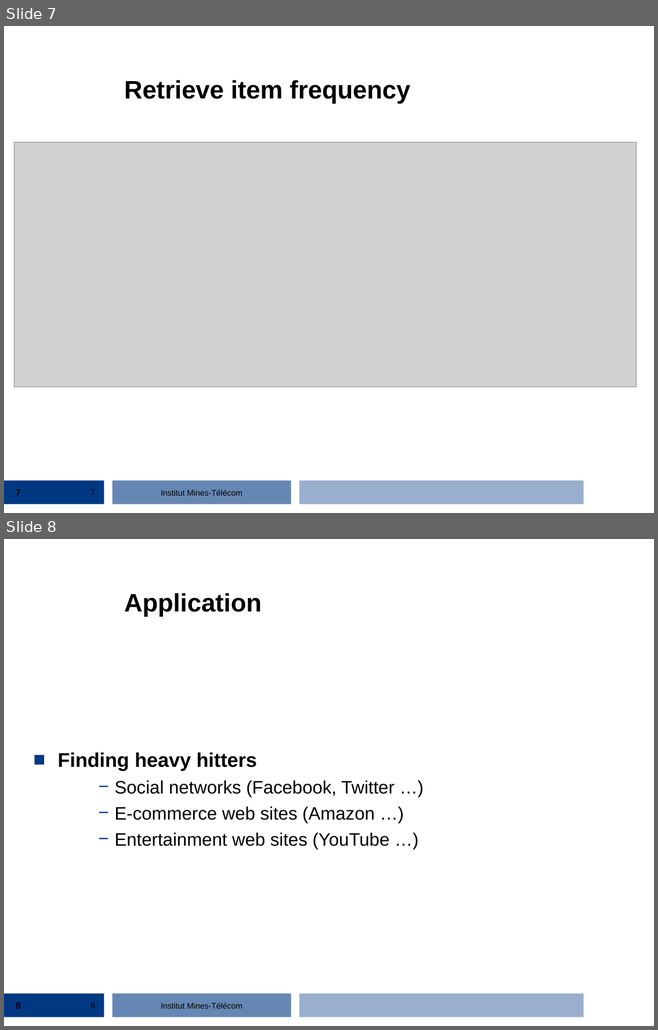
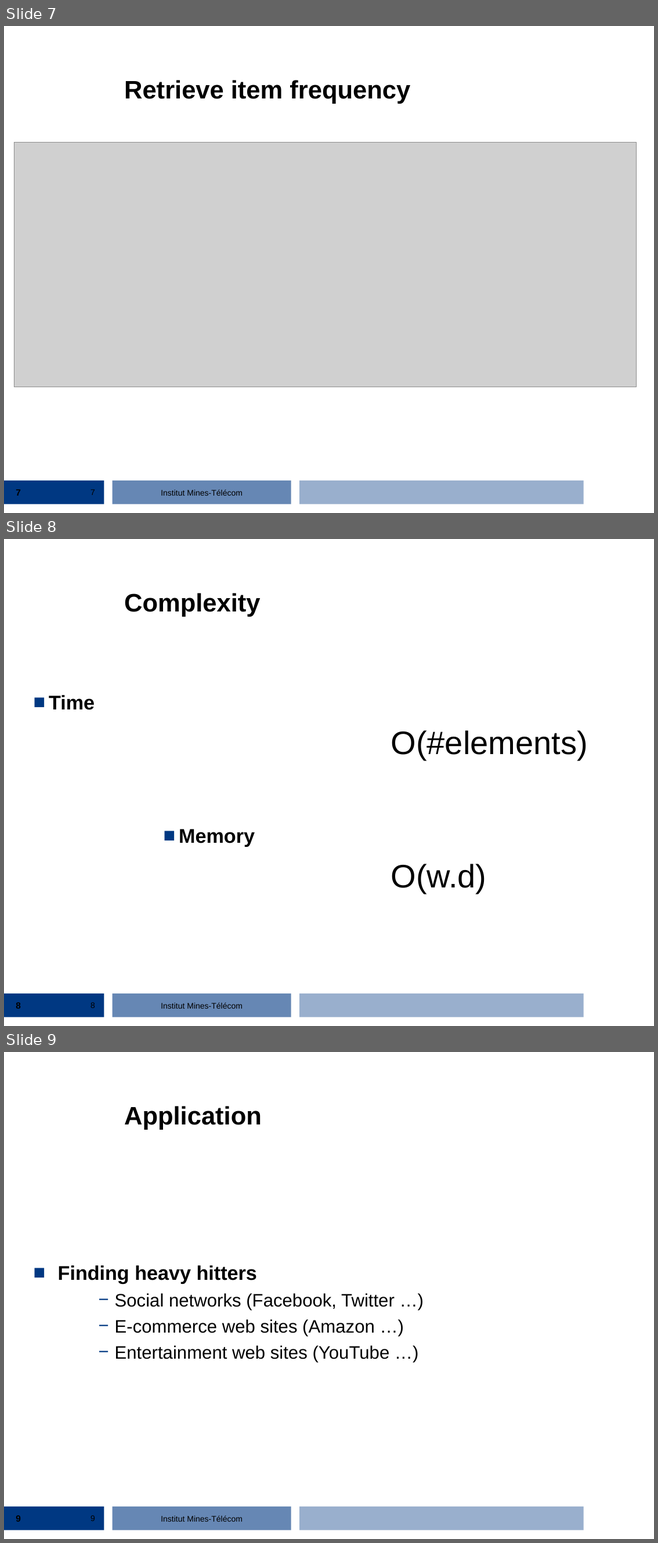
Before and after one commit to streaming-algorithms/count_min_sketch, a slide deck: 3_countminsketch.ppt. Shown one above the other, each under a label of ours: slides 7 and 8 before the commit, slides 7, 8 and 9 after it. The pictures are 658x1030 and 658x1543 pixels, drawn with LibreOffice and Linux fonts; fonts in the diff are those of the drawing; grey boxes stand for pictures; background and template pictures are left out. Boxes give left, top, right and bottom in pixels: in the first picture for what was removed or moved away, otherwise in the second. Text is boxed around its words. In the diff, an @@ line names an element or a change of style, - is before the commit and + after.

Commit message:
add time and memory complexities

```diff
--- a/3_countminsketch.ppt
+++ b/3_countminsketch.ppt
@@ slide 8 added at <box>4,539,654,1026</box>, background #FFFFFF; not listed: 4 template elements that a slide beside it also shows @@
@@ title added at <box>124,593,260,617</box>, 28 pt, text #000000, bold @@
+Complexity
@@ text added at <box>49,695,587,893</box>, 36 pt, text #000000 @@
+■ Time
+        O(#elements)
+■ Memory
+        O(w.d)
@@ page number added at <box>16,1002,21,1009</box>, 10 pt, text #000000, bold @@
+8
@@ page number added at <box>90,1002,95,1008</box>, 9 pt, text #000000 @@
+8
@@ what was slide 8 is now slide 9 @@
```
Also in this commit, not shown: 1 slide changed.
